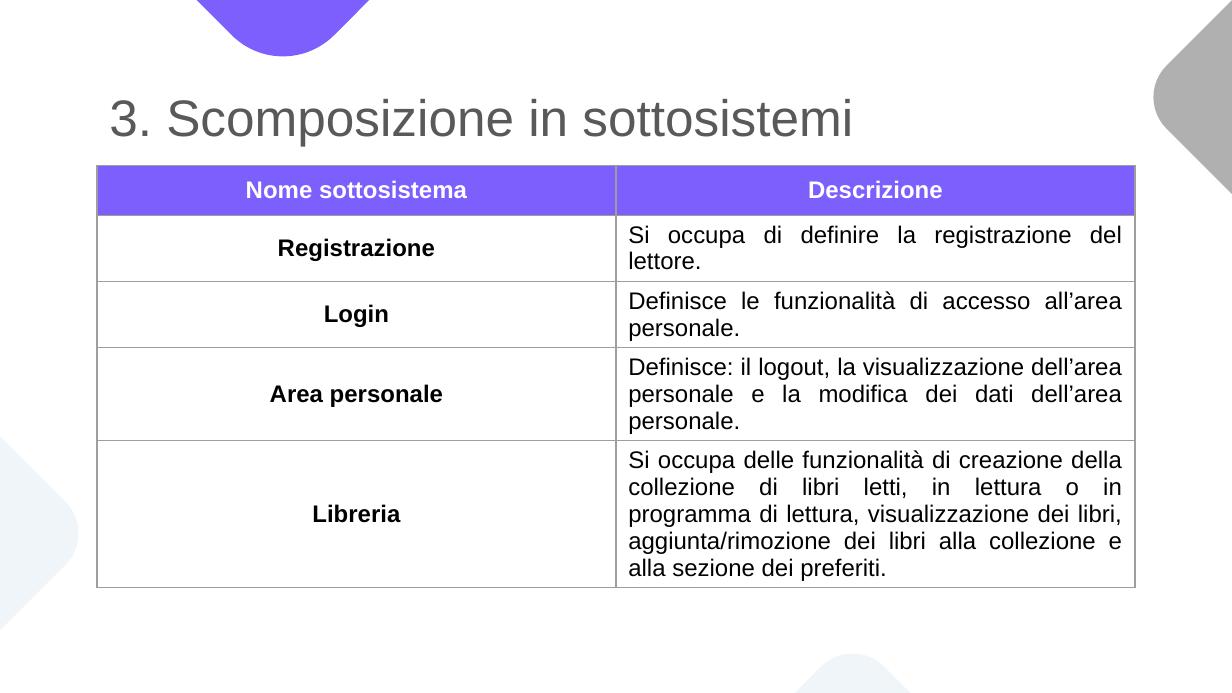
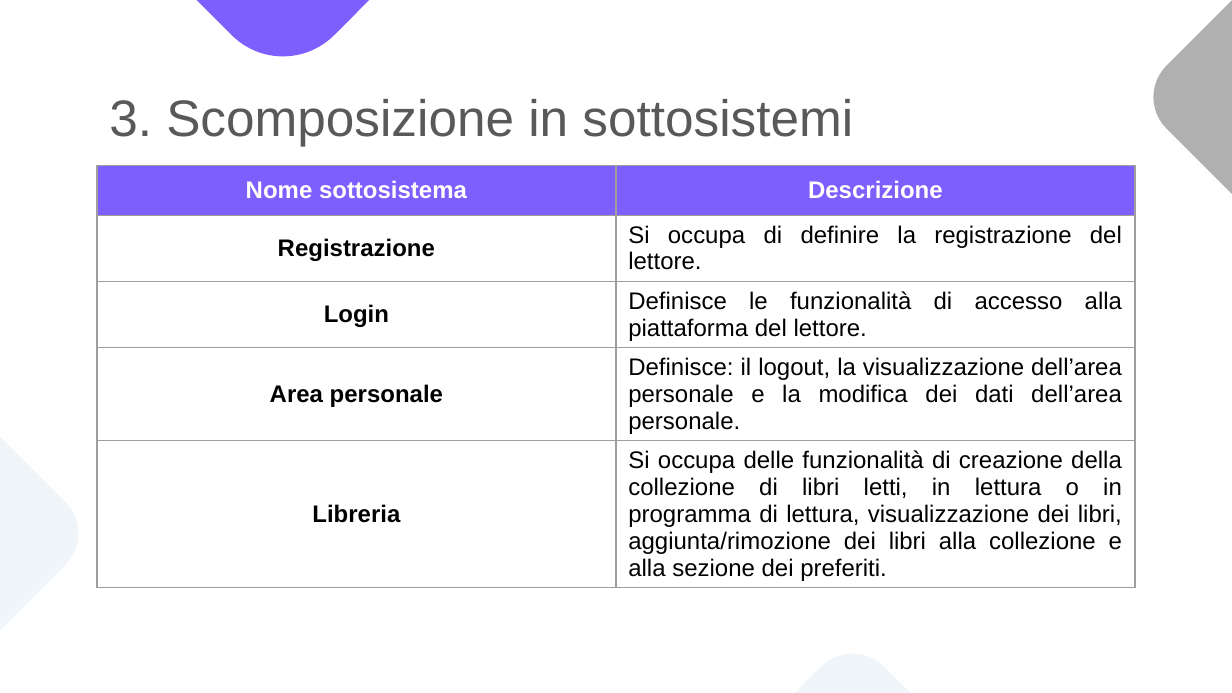
Before and after one commit to notjuary/Bookster_Classe03, a slide deck: slide 54 of DOC/Presentazione.pptx. Drawn at 1232x693 pixels with LibreOffice and Linux fonts; fonts in the diff are those of the drawing. Boxes give left, top, right and bottom in pixels: in the first picture for what was removed or moved away, otherwise in the second. Text is boxed around its words. In the diff, an @@ line names an element or a change of style, - is before the commit and + after.

```diff
--- a/DOC/Presentazione.pptx
+++ b/DOC/Presentazione.pptx
@@ table at <box>97,165,1135,610</box> @@
-row 3, column 2: Definisce le funzionalità di accesso all’area personale.
+row 3, column 2: Definisce le funzionalità di accesso alla piattaforma del lettore.
```
Also in this commit, not shown: 7 other slides changed.
